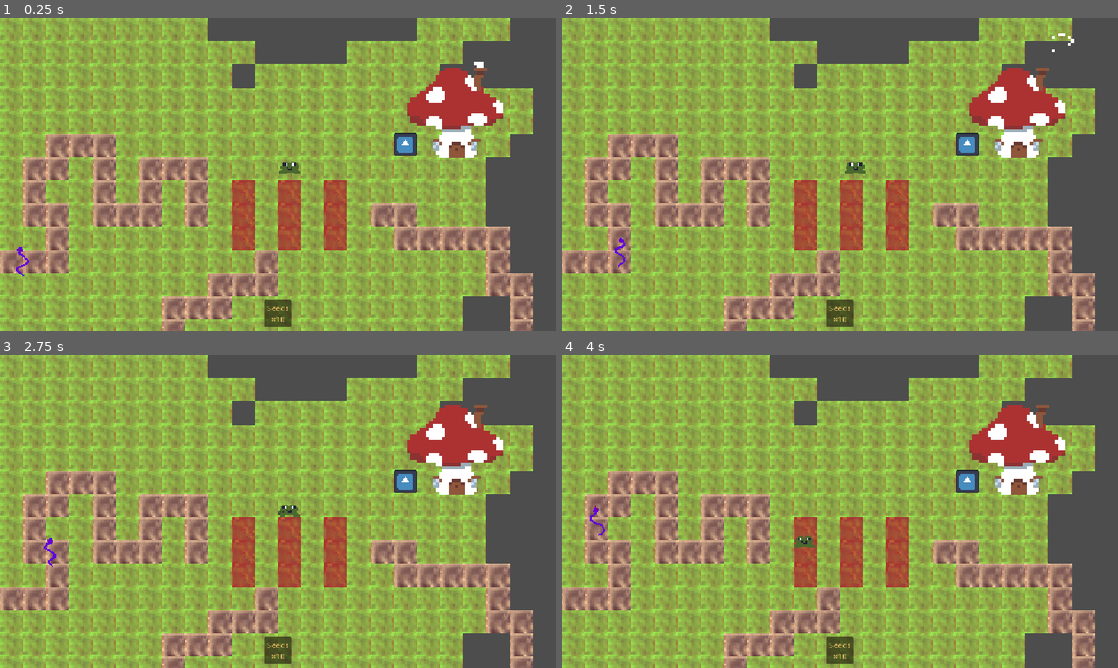
Above: before the commit, frames 1-4 (two rows, left to right).
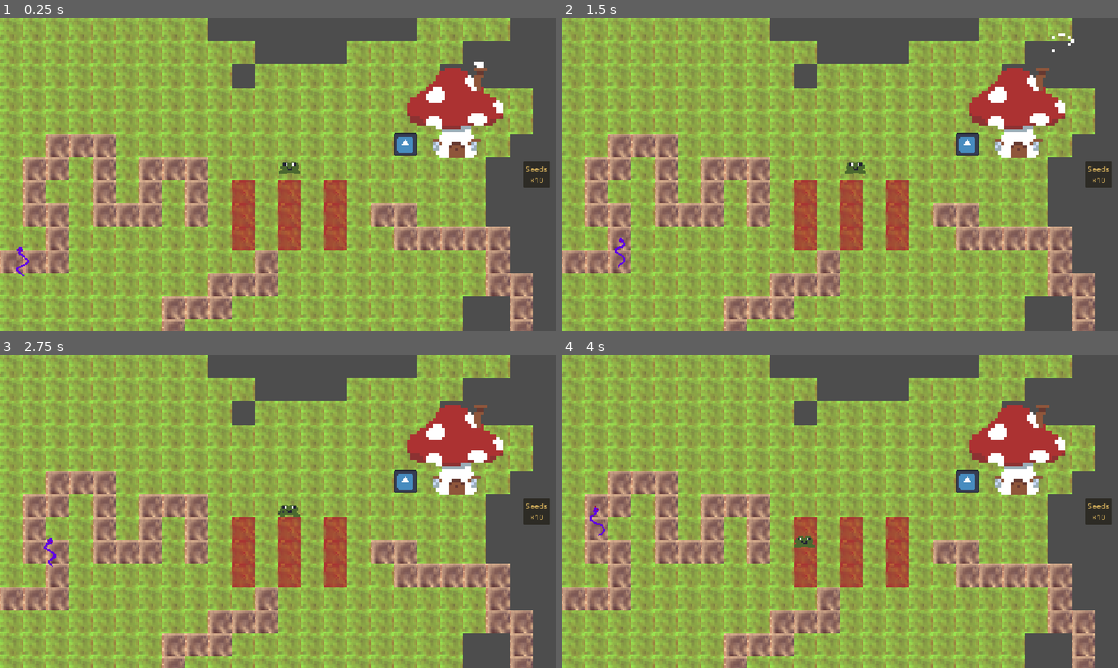
Above: after the commit, the same moments.

Repository: KennySchank/tomato-jam-26
Game: Godot game, scene res://scenes/main.tscn
Two runs of this game, one before a commit and one after it. Both use one fixed random seed, a clock stepped at 60 frames per second and the inputs below. The engine's default icon, where the game draws it, is replaced by a stand-in: a white triangle on a blue panel in a dark square.
Inputs (mouse positions are in pixels of both pictures, inside the frame that each line leads up to):
- Up to frame 1 (0.25 s): no input
- Up to frame 2 (1.5 s): click "Seeds ×10" at 0.5 s; tap Enter (ui_accept) at 1.25 s; move the mouse to (962, 158) at 1.27 s; hold Right (ui_right) from 1.28 s (still down); tap 1 at 1.35 s; click (962, 158) at 1.42 s
- Up to frame 3 (2.75 s): tap Enter (ui_accept) at 1.52, 1.82 s; release Right (ui_right) at 2 s; drag from (166, 527) to (405, 480) at 2.02 s
- Up to frame 4 (4 s): move the mouse to (895, 442) at 2.77 s; hold Right (ui_right) 2.78-3.5 s; tap 1 at 2.85 s; drag from (812, 574) to (673, 464) at 3.52 s

The runs differ from the first frame. In frame 1, 0.8% of the frame differs, in the area x 47-99%, y 45-99%; in frame 2, 0.8%; in frame 3, 0.8%; in frame 4, 0.8%.

Commit message:
Refactor inventory UI layout: change ToolbarSlots to VBoxContainer and adjust anchors and offsets

Diff:
--- a/inventory_ui.gd
+++ b/inventory_ui.gd
@@ -13,7 +13,7 @@
 @onready var chest: Area2D = get_parent().get_node("Chest")
 @onready var player: Node2D = get_parent().get_node("Player")
 @onready var game_state: Node = get_node("/root/GameState")
-@onready var toolbar_slots: HBoxContainer = $InventoryToolbar/Scroll/Center/ToolbarSlots
+@onready var toolbar_slots: VBoxContainer = $InventoryToolbar/Scroll/Center/ToolbarSlots
 @onready var chest_window: PanelContainer = $ChestWindow
 @onready var frog_slots: HBoxContainer = $ChestWindow/Margin/Column/FrogSlots
 @onready var chest_slots: GridContainer = $ChestWindow/Margin/Column/ChestSlots
--- a/scenes/inventory_ui.tscn
+++ b/scenes/inventory_ui.tscn
@@ -11,25 +11,29 @@
 
 [node name="InventoryToolbar" type="PanelContainer" parent="."]
 layout_mode = 3
-anchors_preset = 12
-anchor_top = 1.0
+anchors_preset = 6
+anchor_left = 1.0
+anchor_top = 0.5
 anchor_right = 1.0
-anchor_bottom = 1.0
-offset_top = -72.0
-grow_horizontal = 2
-grow_vertical = 0
+anchor_bottom = 0.5
+offset_left = -72.0
+offset_top = -236.0
+offset_right = -8.0
+offset_bottom = 236.0
+grow_horizontal = 0
+grow_vertical = 2
 theme_override_styles/panel = SubResource("StyleBoxEmpty_inventory")
 
 [node name="Scroll" type="ScrollContainer" parent="InventoryToolbar"]
 layout_mode = 2
-horizontal_scroll_mode = 1
+vertical_scroll_mode = 1
 
 [node name="Center" type="CenterContainer" parent="InventoryToolbar/Scroll"]
-custom_minimum_size = Vector2(0, 72)
+custom_minimum_size = Vector2(64, 0)
 layout_mode = 2
-size_flags_horizontal = 3
+size_flags_vertical = 3
 
-[node name="ToolbarSlots" type="HBoxContainer" parent="InventoryToolbar/Scroll/Center"]
+[node name="ToolbarSlots" type="VBoxContainer" parent="InventoryToolbar/Scroll/Center"]
 layout_mode = 2
 theme_override_constants/separation = 8
 
